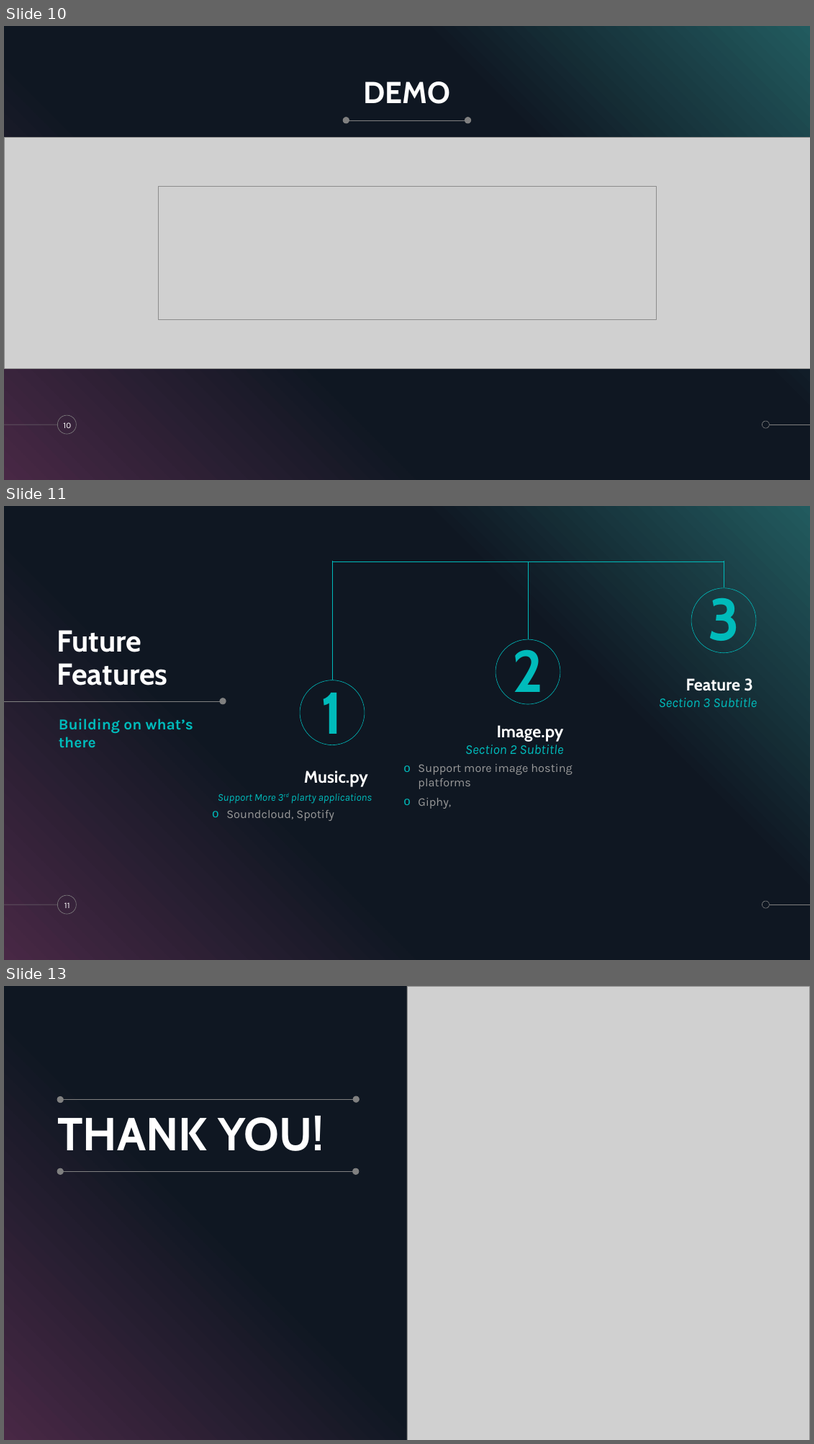
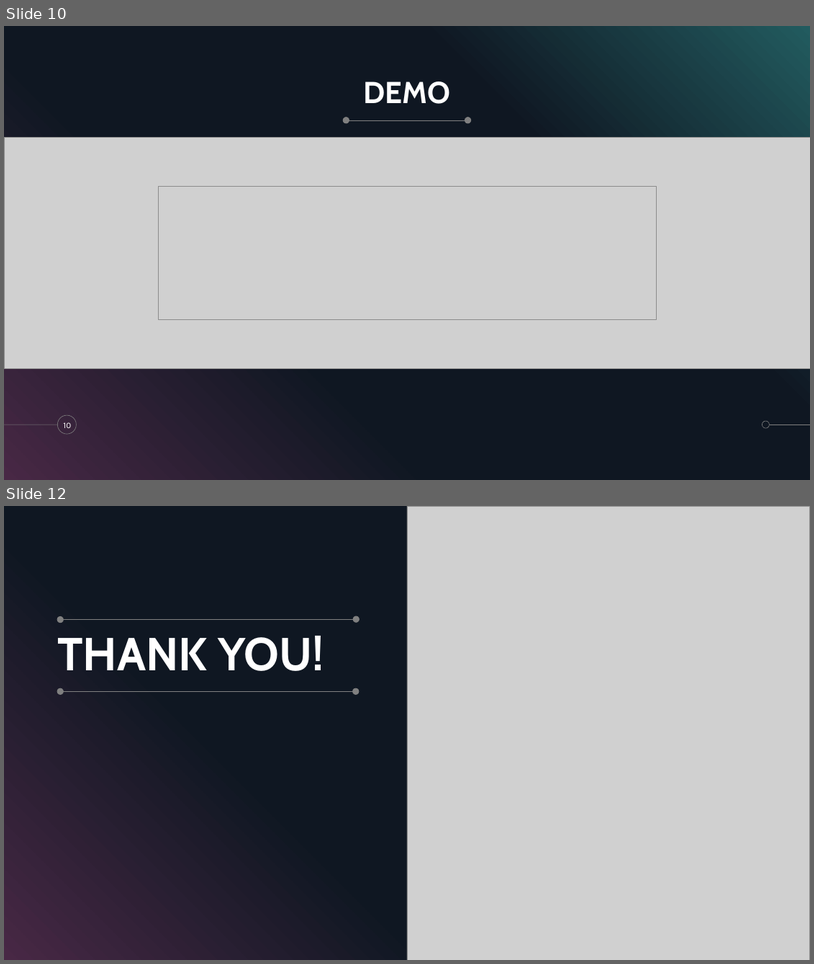
Before and after one commit to Deffdread/RDB-V2-Chatbot, a slide deck: Documents/3XA3_Presentation_2.pptx. Shown one above the other, each under a label of ours: slides 10, 11 and 13 before the commit, slides 10 and 12 after it; the slides between them are not shown. The pictures are 814x1444 and 814x964 pixels, drawn with LibreOffice and Linux fonts; fonts in the diff are those of the drawing; grey boxes stand for pictures. Boxes give left, top, right and bottom in pixels: in the first picture for what was removed or moved away, otherwise in the second. Text is boxed around its words. In the diff, an @@ line names an element or a change of style, - is before the commit and + after.

```diff
--- a/Documents/3XA3_Presentation_2.pptx
+++ b/Documents/3XA3_Presentation_2.pptx
@@ slide 11 removed at bbox=[4, 506, 810, 960], background #000000; not listed: 5 template elements that a slide beside it also shows @@
@@ line removed from (332, 680) to (332, 561) @@
@@ line removed from (332, 561) to (725, 561) @@
@@ line removed from (528, 639) to (528, 561) @@
@@ line removed from (725, 587) to (725, 561) @@
@@ text removed at bbox=[692, 588, 756, 653] @@
-3
@@ title removed at bbox=[57, 630, 168, 685] @@
-Future Features
@@ text removed at bbox=[496, 639, 561, 704] @@
-2
@@ text removed at bbox=[687, 678, 754, 691] @@
-Feature 3
@@ ellipse removed at bbox=[220, 698, 226, 705] @@
@@ text removed at bbox=[300, 680, 365, 745] @@
-1
@@ text removed at bbox=[659, 698, 757, 707] @@
-Section 3 Subtitle
@@ line removed from (4, 701) to (221, 701) @@
@@ text removed at bbox=[59, 718, 193, 747] @@
-Building on what’s there
@@ text removed at bbox=[497, 725, 564, 741] @@
-Image.py
@@ text removed at bbox=[418, 764, 572, 808] @@
-o Support more image hosting platforms
-o Giphy,
@@ text removed at bbox=[466, 744, 563, 754] @@
-Section 2 Subtitle
@@ text removed at bbox=[304, 770, 368, 787] @@
-Music.py
@@ text removed at bbox=[218, 793, 373, 803] @@
-Support More 3rd plarty applications
@@ text removed at bbox=[226, 810, 334, 821] @@
-o Soundcloud, Spotify
@@ page number removed at bbox=[64, 902, 70, 908] @@
-11
@@ what was slide 13 is now slide 12 @@
```
Also in this commit, not shown: 1 slide changed, 2 slides added, 2 other slides removed, 1 other file.
